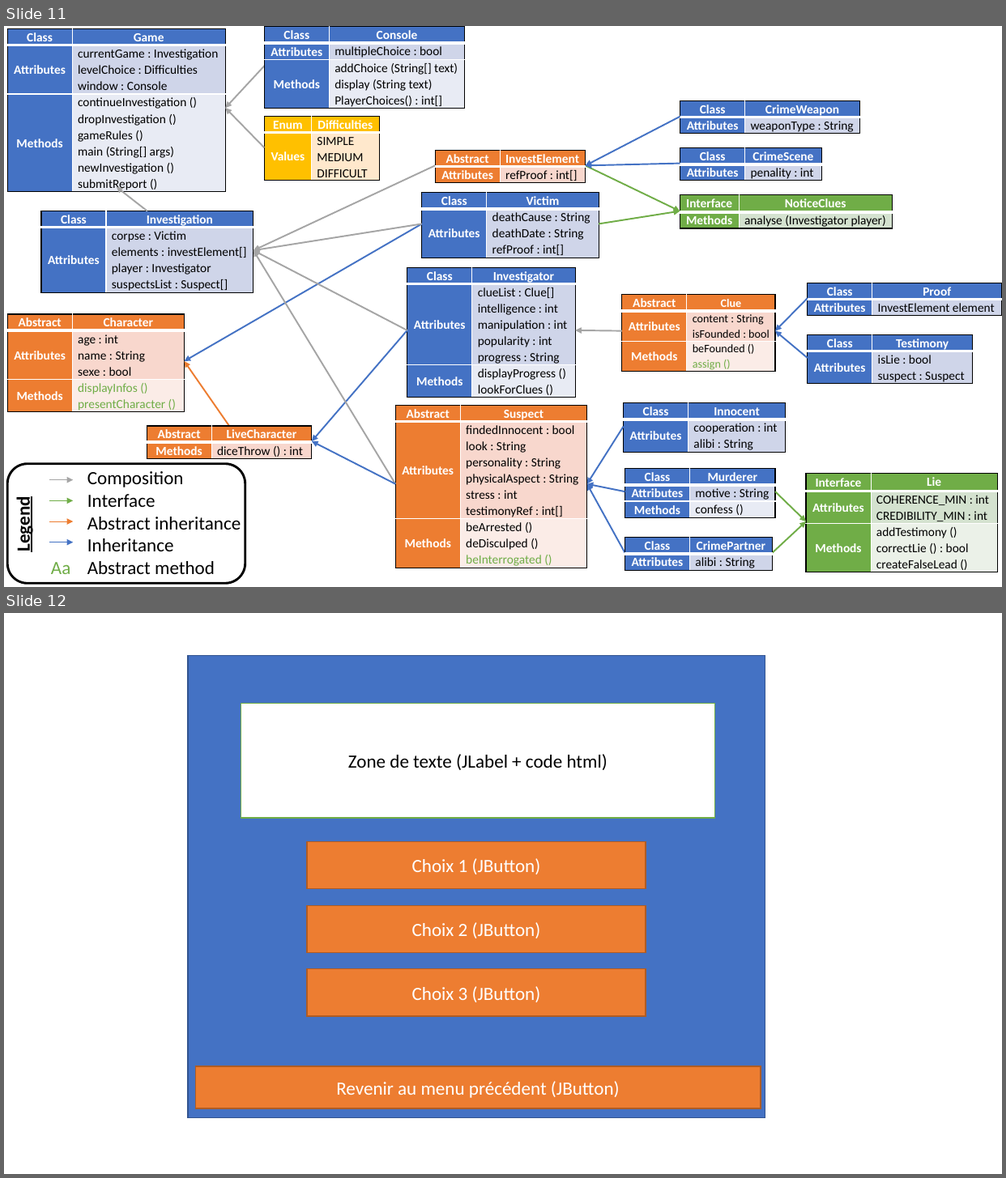
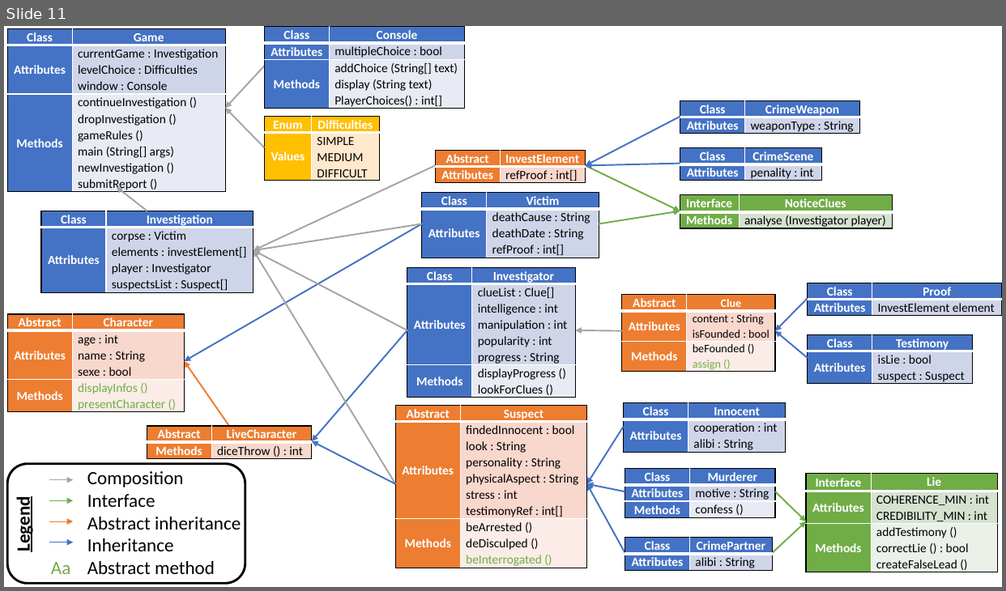
Before and after one commit to clarabomy/Java-project, a slide deck: docs/Diagramme-Java.pptx. Shown one above the other, each under a label of ours: slides 11 and 12 before the commit, slide 11 after it. The pictures are 1006x1178 and 1006x591 pixels, drawn with LibreOffice and Linux fonts; fonts in the diff are those of the drawing. Boxes give left, top, right and bottom in pixels: in the first picture for what was removed or moved away, otherwise in the second. Text is boxed around its words. In the diff, an @@ line names an element or a change of style, - is before the commit and + after.

```diff
--- a/docs/Diagramme-Java.pptx
+++ b/docs/Diagramme-Java.pptx
@@ slide 12 removed at (x1=4, y1=613, x2=1002, y2=1174), background #FFFFFF @@
@@ rectangle removed at (x1=188, y1=656, x2=765, y2=1118) @@
@@ rectangle removed at (x1=241, y1=704, x2=715, y2=818) @@
-Zone de texte (JLabel + code html)
@@ rectangle removed at (x1=307, y1=842, x2=646, y2=889) @@
-Choix 1 (JButton)
@@ rectangle removed at (x1=307, y1=905, x2=646, y2=953) @@
-Choix 2 (JButton)
@@ rectangle removed at (x1=307, y1=969, x2=646, y2=1016) @@
-Choix 3 (JButton)
@@ rectangle removed at (x1=196, y1=1067, x2=761, y2=1109) @@
-Revenir au menu précédent (JButton)
```
Also in this commit, not shown: 21 other files.
